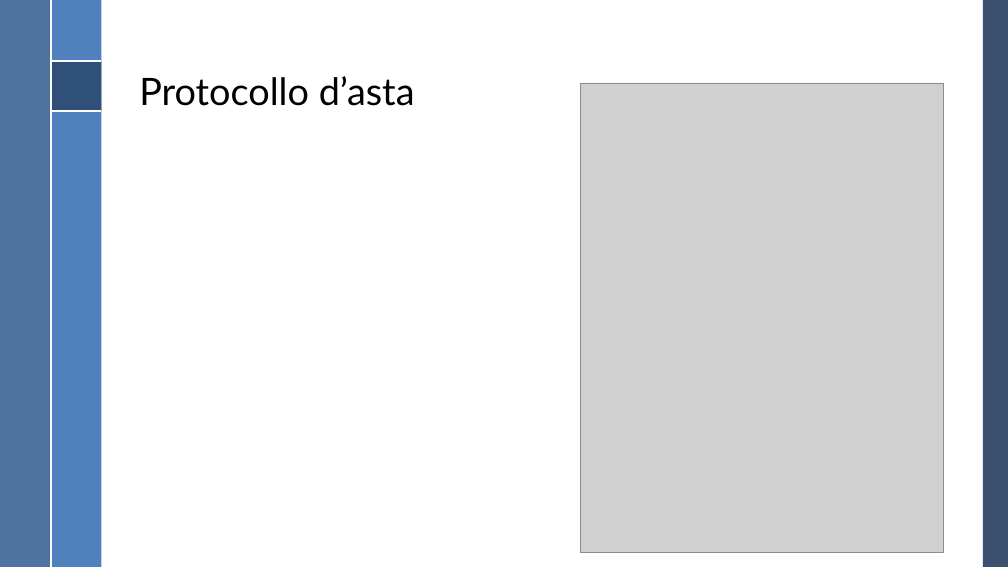
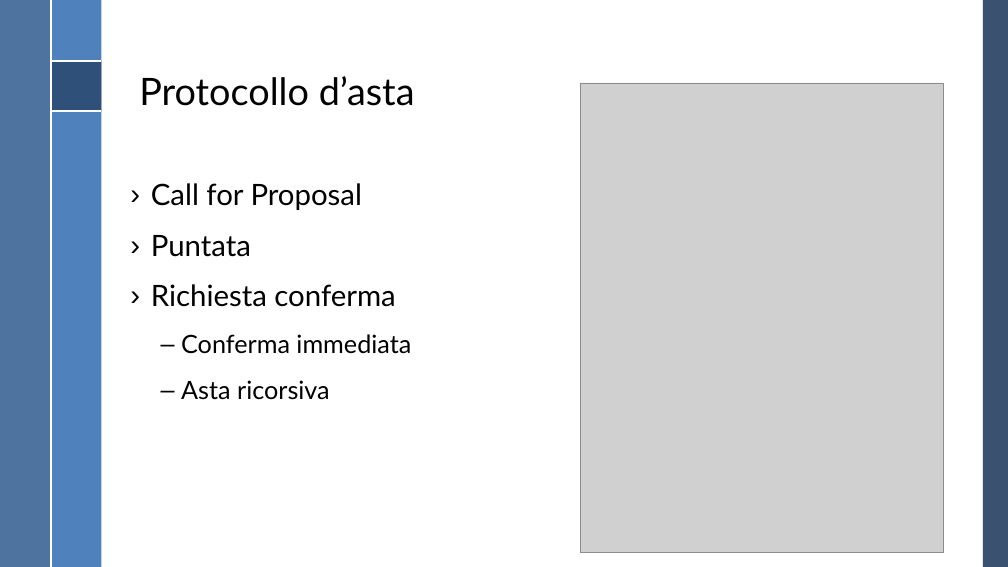
Before and after one commit to RiccardoGrieco/masTracking, a slide deck: slide 8 of Presentazione MAS/Presentazione MAS.pptx. Drawn at 1008x567 pixels with LibreOffice and Linux fonts; fonts in the diff are those of the drawing; grey boxes stand for pictures; background and template pictures are left out. Boxes give left, top, right and bottom in pixels: in the first picture for what was removed or moved away, otherwise in the second. Text is boxed around its words. In the diff, an @@ line names an element or a change of style, - is before the commit and + after.

```diff
--- a/Presentazione MAS/Presentazione MAS.pptx
+++ b/Presentazione MAS/Presentazione MAS.pptx
@@ text added at (x1=151, y1=183, x2=411, y2=400), 28 pt, text #000000 @@
+› Call for Proposal
+› Puntata
+› Richiesta conferma
+  – Conferma immediata
+  – Asta ricorsiva
```
Also in this commit, not shown: 6 other slides changed, 3 slides added.
